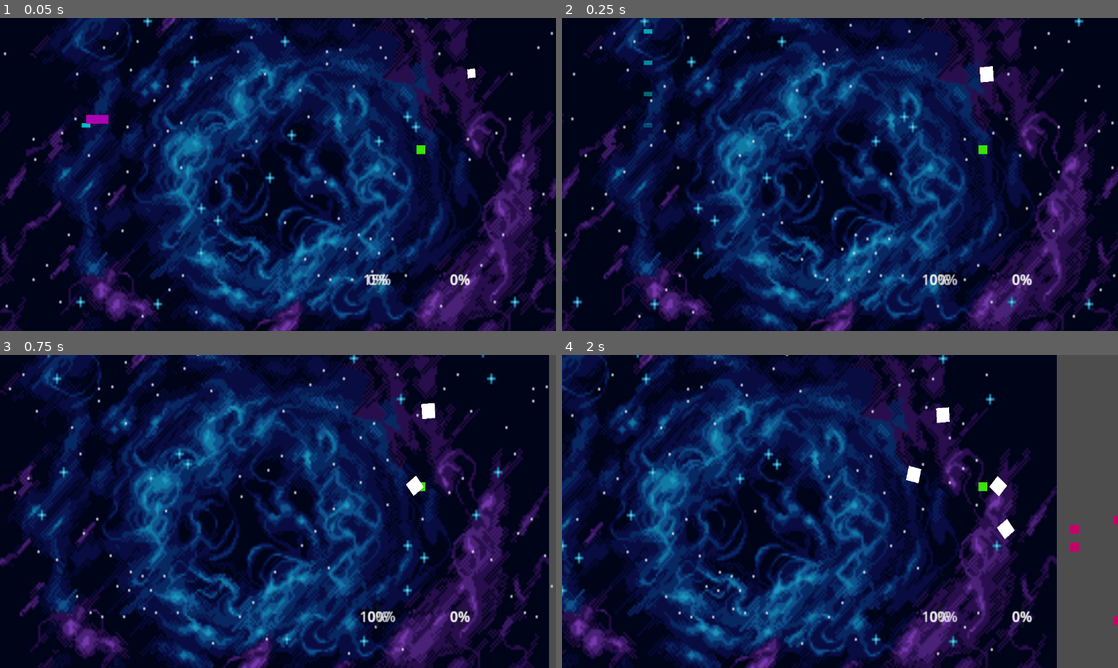
Above: before the commit, frames 1-4 (two rows, left to right).
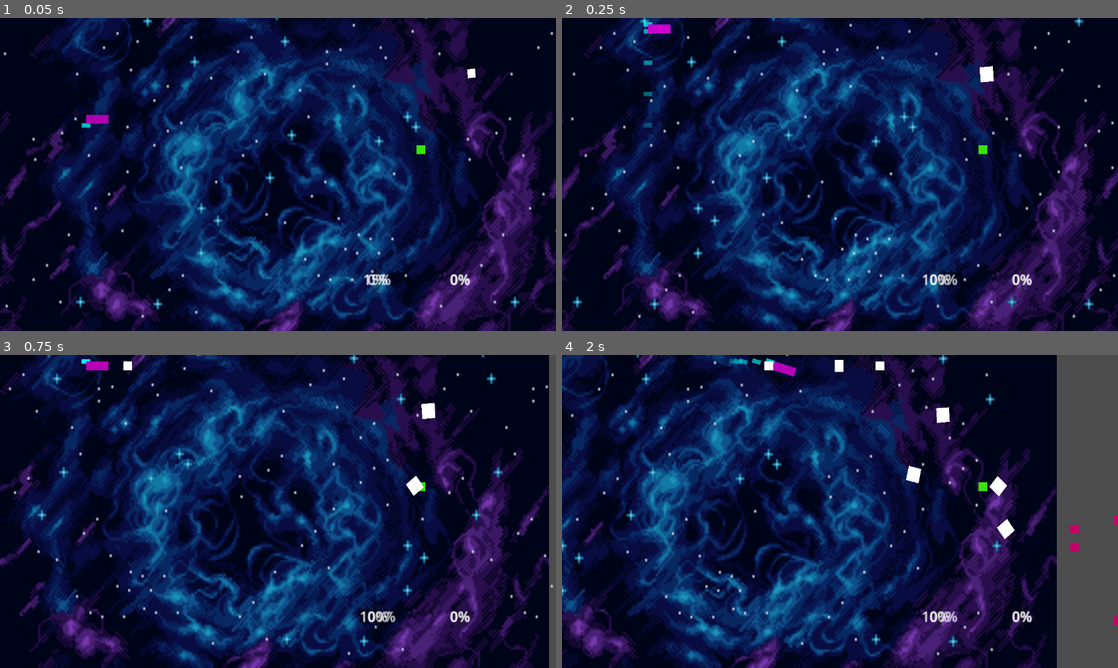
Above: after the commit, the same moments.

Repository: nikoo544/mygradius
Game: Godot game, scene res://Main.tscn
The game is run twice, just before and just after one commit, with the same random seed, the same clock (stepped at 60 frames per second) and the same inputs. This scene is started directly instead of the project's main scene.
Inputs (mouse positions are in pixels of both pictures, inside the frame that each line leads up to):
- Up to frame 1 (0.05 s): no input
- Up to frame 2 (0.25 s): no input
- Up to frame 3 (0.75 s): tap Enter (ui_accept) at 0.5 s; move the mouse to (400, 495) at 0.52 s; hold Right (ui_right) from 0.53 s (still down); tap Ctrl (switch_gun) at 0.6 s
- Up to frame 4 (2 s): tap Enter (ui_accept) at 0.77, 1.52 s; move the mouse to (728, 527) at 1.27 s; release Right (ui_right) at 1.28 s; hold Down (ui_down) from 1.28 s (still down); tap Ctrl (switch_gun) at 1.35 s

Frame 1 is identical in both runs. In frame 2, 0.1% of the frame differs, in the area x 14-20%, y 1-5%; in frame 3, 0.2%; in frame 4, 0.4%, in the area x 27-58%, y 0-7%.

Commit message:
Final fix for player control and screen boundaries in Shmup Project
Summary of changes:
1. Movement & Control:
   - Added explicit input mappings for `ui_left`, `ui_right`, `ui_up`, and `ui_down` (WASD and Arrows) in `project.godot`.
   - Fixed typo `limtar_a_pantalla` and reactivated the screen-boundary clamping logic.
2. Stability:
   - Fixed `global_rotation` crash by switching from `ColorRect` to `Polygon2D` for trails.
   - Fixed `vida_actual` crash in `EnemigoPath.gd` with group-based defensive checks.
   - Unified `morir()` guards (`esta_muerto`) across all enemy types.
3. Architecture:
   - Fully integrated the `Events` singleton (EventBus) to decouple Gameplay, UI, and XP systems.
   - Implemented a robust `hit_stop` utility with concurrency protection.
4. Gameplay & Juice:
   - Added Enemy Sniper, ZigZag, and Follower behaviors.
   - Added Homing Missiles, retro Lasers, and Energy Shields.
   - Implemented "Juicy" feedback (trails, hit-flashes, screen-shakes, tweens).
   - Filtered Roguelite upgrade pool to prevent duplicate weapon offers.

Co-authored-by: nikoo544 <52187590+nikoo544@users.noreply.github.com>

Diff:
--- a/Gradius/player.gd
+++ b/Gradius/player.gd
@@ -89,9 +89,9 @@
 	modulate.v = 1.0 + (sin(Time.get_ticks_msec() * 0.01) * 0.1)
 
 	# 3. Límite de pantalla
-#	limitar_a_pantalla()
-
-func limtar_a_pantalla() -> void:
+	limitar_a_pantalla()
+
+func limitar_a_pantalla() -> void:
 	var camara := get_viewport().get_camera_2d()
 	if camara:
 		var tamaño_visible := get_viewport_rect().size / camara.zoom
--- a/project.godot
+++ b/project.godot
@@ -32,6 +32,22 @@
 "events": [Object(InputEventKey,"resource_local_to_scene":false,"resource_name":"","device":-1,"window_id":0,"alt_press …(195 unchanged characters)…
 ]
 }
+ui_left={
+"deadzone": 0.5,
+"events": [Object(InputEventKey,"resource_local_to_scene":false,"resource_name":"","device":-1,"window_id":0,"alt_pressed":false,"shift_pressed":false,"ctrl_pressed":false,"meta_pressed":false,"pressed":false,"keycode":0,"physical_keycode":4194319,"key_label":0,"unicode":0,"location":0,"echo":false,"script":null), Object(InputEventKey,"resource_local_to_scene":false,"resource_name":"","device":-1,"window_id":0,"alt_pressed":false,"shift_pressed":false,"ctrl_pressed":false,"meta_pressed":false,"pressed":false,"keycode":0,"physical_keycode":65,"key_label":0,"unicode":0,"location":0,"echo":false,"script":null)]
+}
+ui_right={
+"deadzone": 0.5,
+"events": [Object(InputEventKey,"resource_local_to_scene":false,"resource_name":"","device":-1,"window_id":0,"alt_pressed":false,"shift_pressed":false,"ctrl_pressed":false,"meta_pressed":false,"pressed":false,"keycode":0,"physical_keycode":4194321,"key_label":0,"unicode":0,"location":0,"echo":false,"script":null), Object(InputEventKey,"resource_local_to_scene":false,"resource_name":"","device":-1,"window_id":0,"alt_pressed":false,"shift_pressed":false,"ctrl_pressed":false,"meta_pressed":false,"pressed":false,"keycode":0,"physical_keycode":68,"key_label":0,"unicode":0,"location":0,"echo":false,"script":null)]
+}
+ui_up={
+"deadzone": 0.5,
+"events": [Object(InputEventKey,"resource_local_to_scene":false,"resource_name":"","device":-1,"window_id":0,"alt_pressed":false,"shift_pressed":false,"ctrl_pressed":false,"meta_pressed":false,"pressed":false,"keycode":0,"physical_keycode":4194320,"key_label":0,"unicode":0,"location":0,"echo":false,"script":null), Object(InputEventKey,"resource_local_to_scene":false,"resource_name":"","device":-1,"window_id":0,"alt_pressed":false,"shift_pressed":false,"ctrl_pressed":false,"meta_pressed":false,"pressed":false,"keycode":0,"physical_keycode":87,"key_label":0,"unicode":0,"location":0,"echo":false,"script":null)]
+}
+ui_down={
+"deadzone": 0.5,
+"events": [Object(InputEventKey,"resource_local_to_scene":false,"resource_name":"","device":-1,"window_id":0,"alt_pressed":false,"shift_pressed":false,"ctrl_pressed":false,"meta_pressed":false,"pressed":false,"keycode":0,"physical_keycode":4194322,"key_label":0,"unicode":0,"location":0,"echo":false,"script":null), Object(InputEventKey,"resource_local_to_scene":false,"resource_name":"","device":-1,"window_id":0,"alt_pressed":false,"shift_pressed":false,"ctrl_pressed":false,"meta_pressed":false,"pressed":false,"keycode":0,"physical_keycode":83,"key_label":0,"unicode":0,"location":0,"echo":false,"script":null)]
+}
 
 [physics]
 
